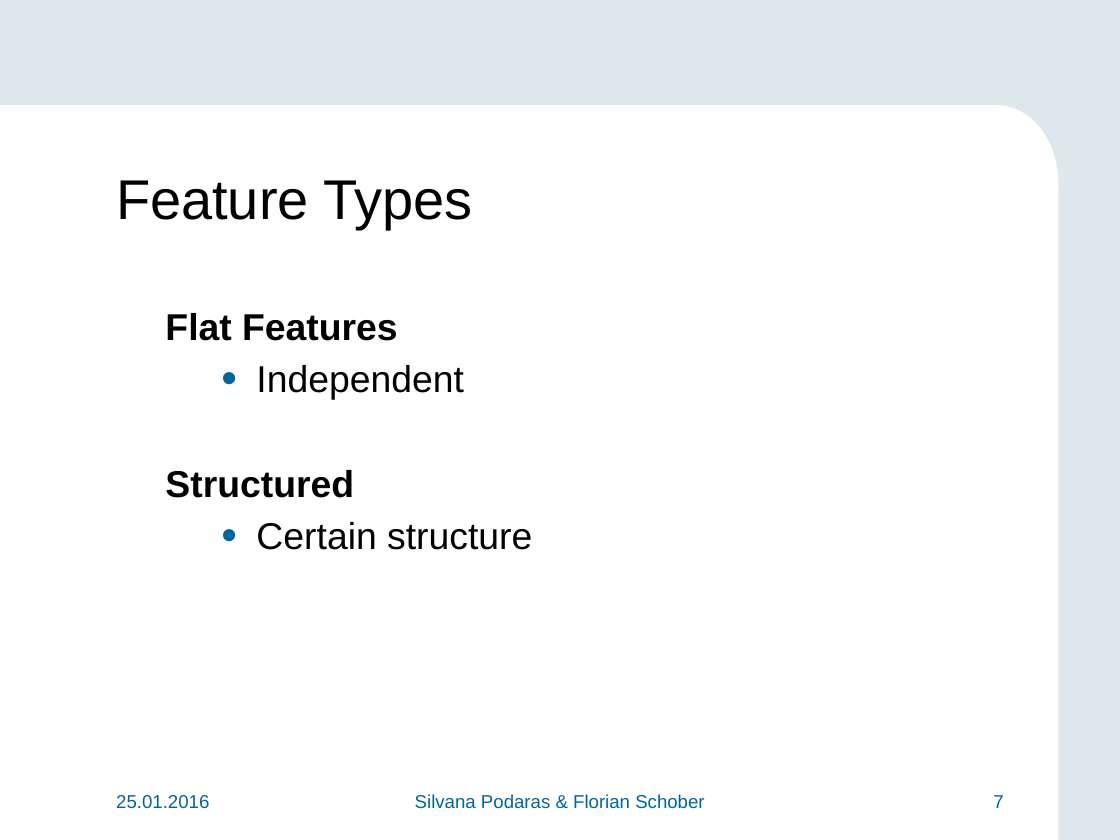
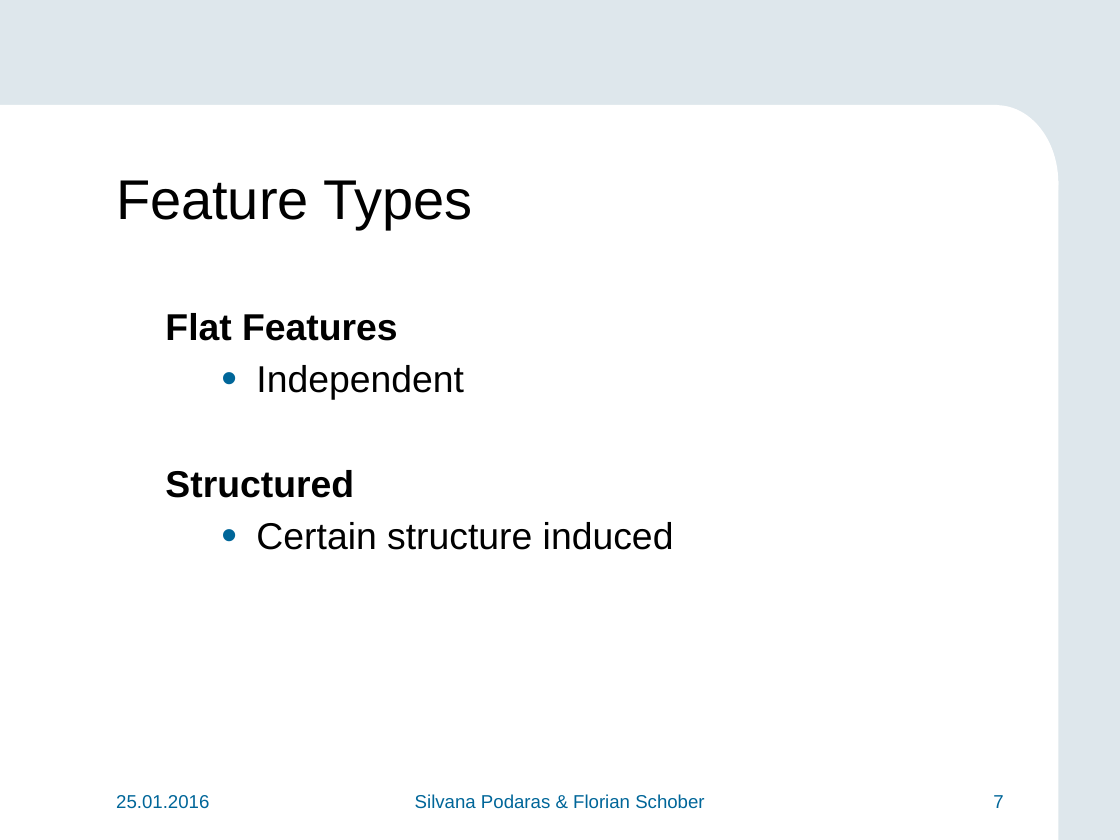
Before and after one commit to teretrus/VisSeminar, a slide deck: slide 7 of presentation/Presentation.pptx. Drawn at 1120x840 pixels with LibreOffice and Linux fonts; fonts in the diff are those of the drawing; background and template pictures are left out. Boxes give left, top, right and bottom in pixels: in the first picture for what was removed or moved away, otherwise in the second. Text is boxed around its words. In the diff, an @@ line names an element or a change of style, - is before the commit and + after.

```diff
--- a/presentation/Presentation.pptx
+++ b/presentation/Presentation.pptx
@@ text at (256,522,674,550): text changed @@
-  • Certain structure
+  • Certain structure induced
```
Also in this commit, not shown: 8 other slides changed, 2 slides added.
